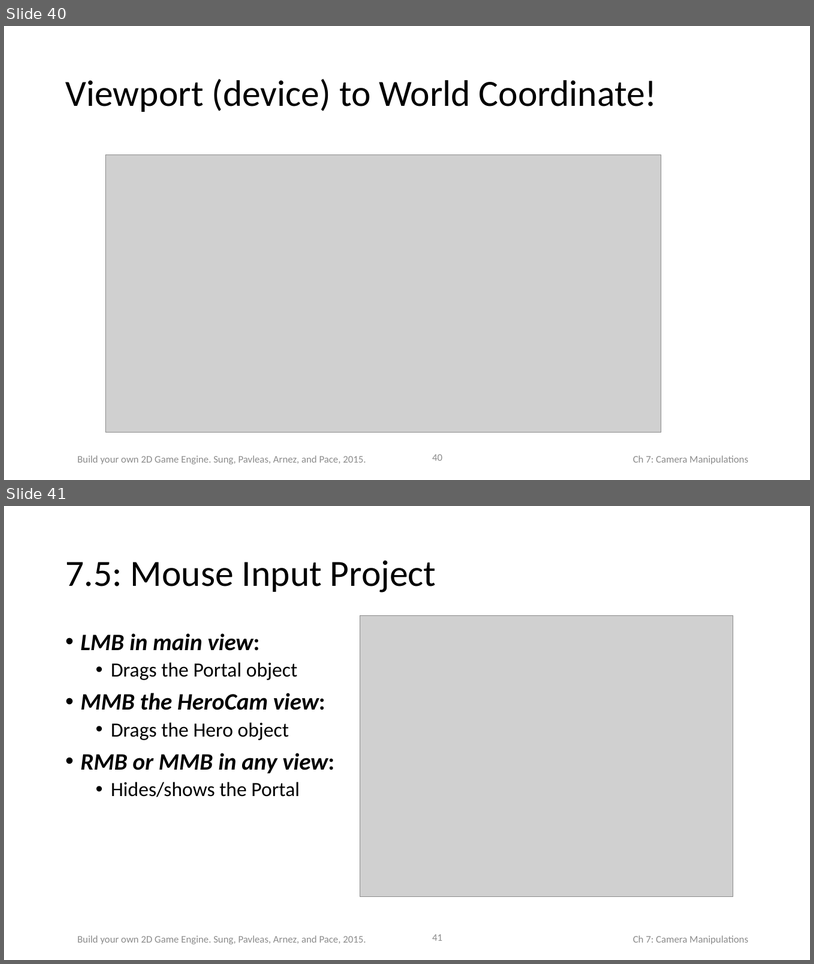
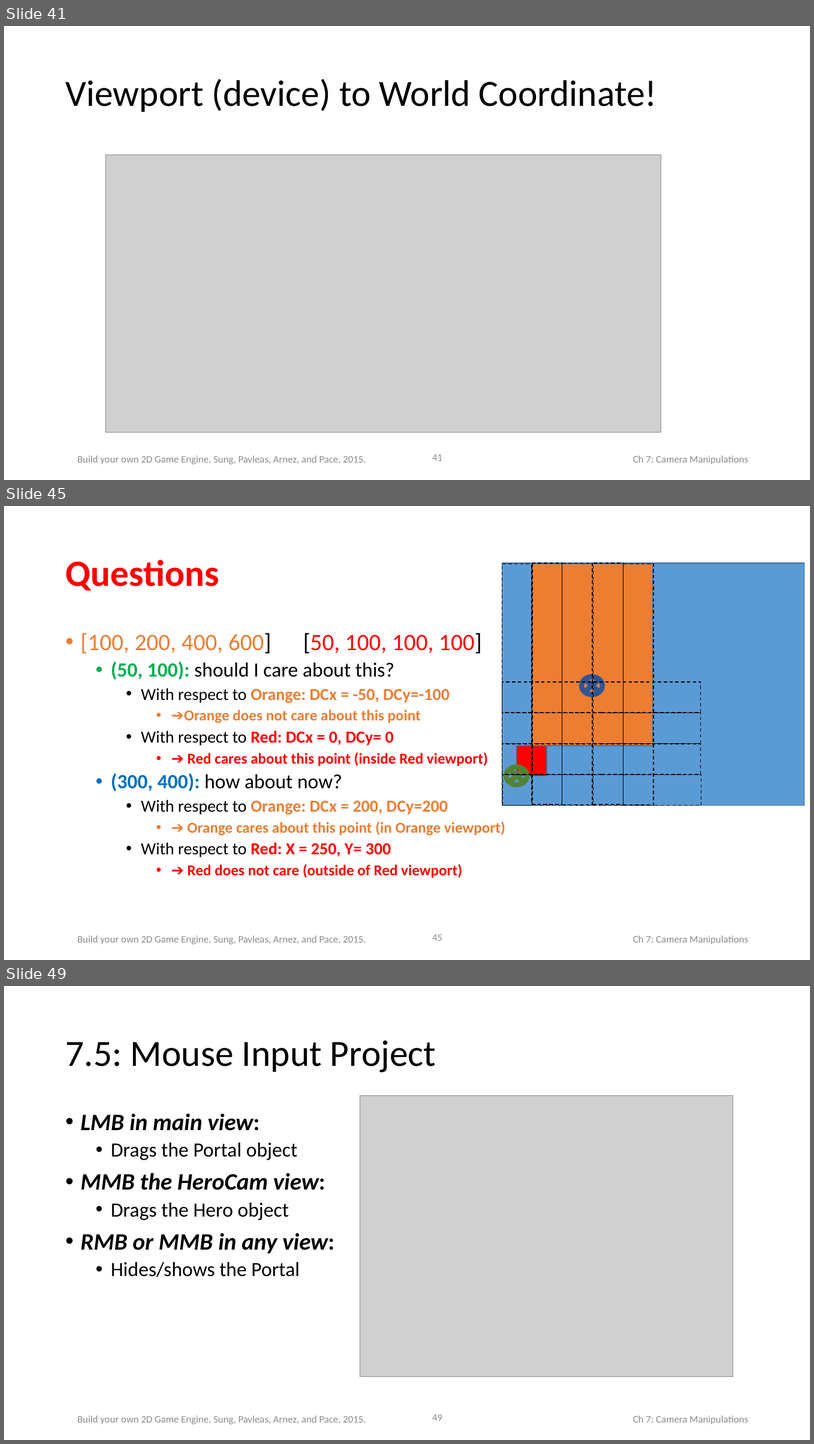
Before and after one commit to HTML5GameEngineGroup/html5engine, a slide deck: BookChapterContent/Slides/Chap7.pptx. Shown one above the other, each under a label of ours: slides 40 and 41 before the commit, slides 41, 45 and 49 after it; the slides between them are not shown. The pictures are 814x964 and 814x1444 pixels, drawn with LibreOffice and Linux fonts; fonts in the diff are those of the drawing; grey boxes stand for pictures. Boxes give left, top, right and bottom in pixels: in the first picture for what was removed or moved away, otherwise in the second. Text is boxed around its words. In the diff, an @@ line names an element or a change of style, - is before the commit and + after.

```diff
--- a/BookChapterContent/Slides/Chap7.pptx
+++ b/BookChapterContent/Slides/Chap7.pptx
@@ slide 45 added at box(4, 506, 810, 960), background #FFFFFF; not listed: 3 template elements that a slide beside it also shows @@
@@ title added at box(65, 559, 219, 591), 44 pt, text #FF0000, bold @@
+Questions
@@ text added at box(81, 633, 506, 877), 18 pt, text #ED7D31, bold @@
+• [100, 200, 400, 600] [50, 100, 100, 100]
+  • (50, 100): should I care about this?
+    • With respect to Orange: DCx = -50, DCy=-100
+      • ➔Orange does not care about this point
+    • With respect to Red: DCx = 0, DCy= 0
+      • ➔ Red cares about this point (inside Red viewport)
+  • (300, 400): how about now?
+    • With respect to Orange: DCx = 200, DCy=200
+      • ➔ Orange cares about this point (in Orange viewport)
+    • With respect to Red: X = 250, Y= 300
+      • ➔ Red does not care (outside of Red viewport)
@@ group added at box(503, 563, 805, 805): 12 rectangles, 2 flow chart summing junctions @@
@@ what was slide 40 is now slide 41 @@
@@ page number at box(432, 454, 443, 460): text changed @@
-40
+41
@@ what was slide 41 is now slide 49 @@
@@ page number at box(432, 1414, 443, 1420): text changed @@
-41
+49
```
Also in this commit, not shown: 1 slide changed, 7 other slides added.
